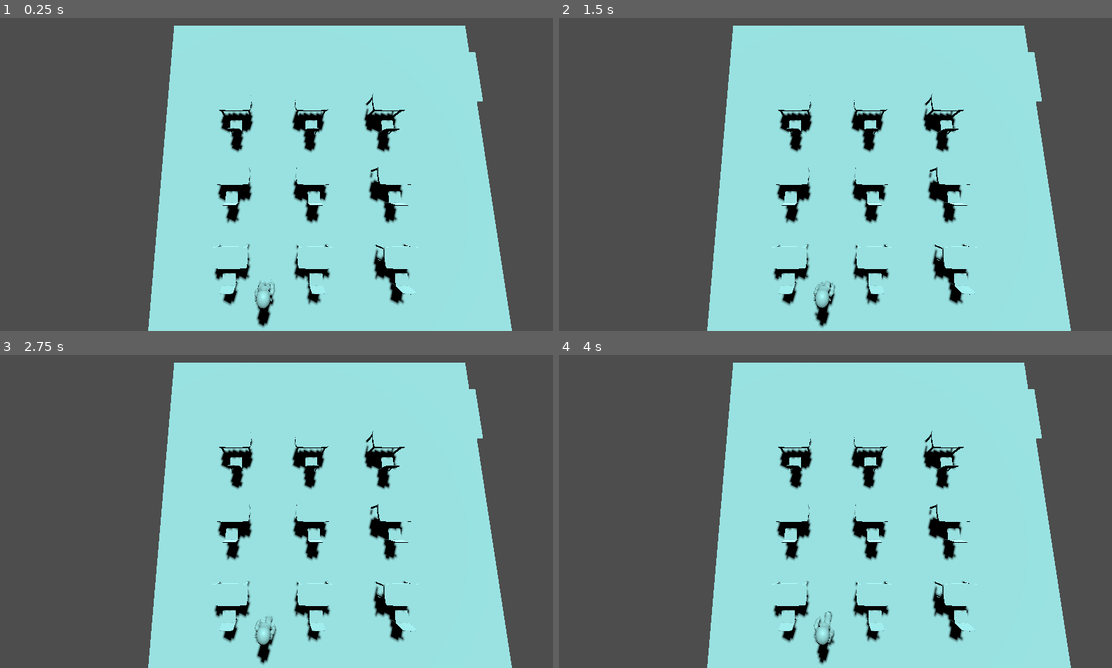
Above: before the commit, frames 1-4 (two rows, left to right).
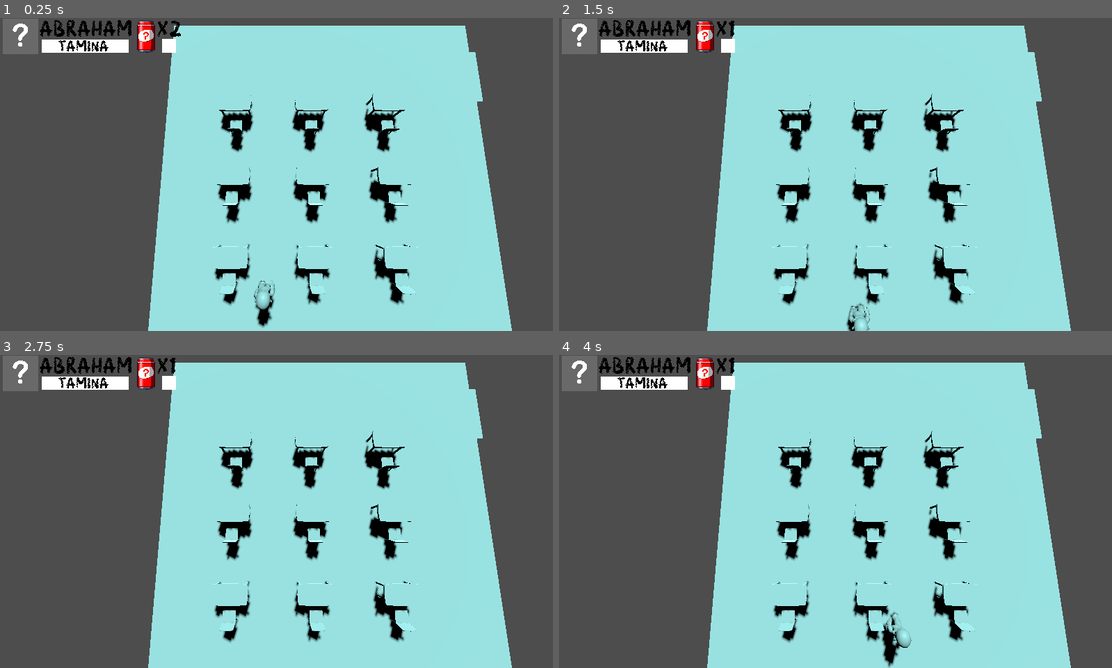
Above: after the commit, the same moments.

Repository: alvaroalfrdrgz/T.I.Z.A
Game: Godot game, scene res://scenes/classroom.tscn
Two runs of this game, one before a commit and one after it. Both use one fixed random seed, a clock stepped at 60 frames per second and the inputs below.
Inputs:
- Up to frame 1 (0.25 s): no input
- Up to frame 2 (1.5 s): hold D (move_right, bound only after the commit) 0.53-1.28 s; tap E (item, bound only after the commit) at 0.6, 1.35 s; hold S (move_down, bound only after the commit) from 1.28 s (still down)
- Up to frame 3 (2.75 s): release S (move_down, bound only after the commit) at 2.03 s; hold D (move_right, bound only after the commit) from 2.03 s (still down); tap E (item, bound only after the commit) at 2.1 s
- Up to frame 4 (4 s): release D (move_right, bound only after the commit) at 2.78 s; hold W (move_up, bound only after the commit) 2.78-3.53 s; tap E (item, bound only after the commit) at 2.85, 3.6 s; hold A (move_left, bound only after the commit) from 3.53 s (still down)

The runs differ from the first frame. In frame 1, 2.4% of the frame differs, in the area x 0-50%, y 0-97%; in frame 2, 2.8%; in frame 3, 2.6%; in frame 4, 3.0%, in the area x 0-64%, y 0-100%.

Commit message:
Agregados Elementos de UI

Diff:
--- a/project.godot
+++ b/project.godot
@@ -17,6 +17,10 @@
 run/max_fps=60
 boot_splash/bg_color=Color(0.12506652, 0.13305378, 0.21637353, 1)
 
+[autoload]
+
+GM="*res://scripts/GameManager.gd"
+
 [display]
 
 window/size/viewport_width=1280
@@ -30,8 +34,37 @@
 "res://assets/": "blue",
 "res://scenes/": "orange",
 "res://scripts/": "red",
+"res://settings/": "gray",
 "res://shaders/": "green",
 "res://themes/": "pink"
+}
+
+[input]
+
+move_up={
+"deadzone": 0.2,
+"events": [Object(InputEventKey,"resource_local_to_scene":false,"resource_name":"","device":-1,"window_id":0,"alt_pressed":false,"shift_pressed":false,"ctrl_pressed":false,"meta_pressed":false,"pressed":false,"keycode":0,"physical_keycode":87,"key_label":0,"unicode":119,"location":0,"echo":false,"script":null)
+]
+}
+move_down={
+"deadzone": 0.2,
+"events": [Object(InputEventKey,"resource_local_to_scene":false,"resource_name":"","device":-1,"window_id":0,"alt_pressed":false,"shift_pressed":false,"ctrl_pressed":false,"meta_pressed":false,"pressed":false,"keycode":0,"physical_keycode":83,"key_label":0,"unicode":115,"location":0,"echo":false,"script":null)
+]
+}
+move_left={
+"deadzone": 0.2,
+"events": [Object(InputEventKey,"resource_local_to_scene":false,"resource_name":"","device":-1,"window_id":0,"alt_pressed":false,"shift_pressed":false,"ctrl_pressed":false,"meta_pressed":false,"pressed":false,"keycode":0,"physical_keycode":65,"key_label":0,"unicode":97,"location":0,"echo":false,"script":null)
+]
+}
+move_right={
+"deadzone": 0.2,
+"events": [Object(InputEventKey,"resource_local_to_scene":false,"resource_name":"","device":-1,"window_id":0,"alt_pressed":false,"shift_pressed":false,"ctrl_pressed":false,"meta_pressed":false,"pressed":false,"keycode":0,"physical_keycode":68,"key_label":0,"unicode":100,"location":0,"echo":false,"script":null)
+]
+}
+item={
+"deadzone": 0.2,
+"events": [Object(InputEventKey,"resource_local_to_scene":false,"resource_name":"","device":-1,"window_id":0,"alt_pressed":false,"shift_pressed":false,"ctrl_pressed":false,"meta_pressed":false,"pressed":false,"keycode":0,"physical_keycode":69,"key_label":0,"unicode":101,"location":0,"echo":false,"script":null)
+]
 }
 
 [layer_names]
--- a/scenes/classroom.tscn
+++ b/scenes/classroom.tscn
@@ -1,10 +1,11 @@
-[gd_scene load_steps=6 format=3 uid="uid://btym33fgd4sw0"]
+[gd_scene load_steps=7 format=3 uid="uid://btym33fgd4sw0"]
 
 [ext_resource type="PackedScene" uid="uid://r16jma2mnrbn" path="res://scenes/main_camera.tscn" id="1_xkx8l"]
 [ext_resource type="PackedScene" uid="uid://ckfvvig8rmusg" path="res://scenes/table.tscn" id="2_x5cc4"]
 [ext_resource type="PackedScene" uid="uid://dlbj2c272j6lx" path="res://scenes/floor.tscn" id="3_kkrti"]
 [ext_resource type="PackedScene" uid="uid://7jie5r7h3a2m" path="res://scenes/chair.tscn" id="4_x5cc4"]
-[ext_resource type="PackedScene" uid="uid://dnrbjh7rt4tbh" path="res://scenes/professor.tscn" id="5_kkrti"]
+[ext_resource type="PackedScene" path="res://scenes/professor.tscn" id="5_kkrti"]
+[ext_resource type="PackedScene" uid="uid://cn7w8ekg5nsr4" path="res://scenes/ui.tscn" id="6_xubko"]
 
 [node name="Classroom" type="Node3D"]
 
@@ -81,3 +82,5 @@
 
 [node name="student" parent="." instance=ExtResource("5_kkrti")]
 transform = Transform3D(-0.24, 0, -2.0981465e-08, 0, 0.24, 0, 2.0981465e-08, 0, -0.24, -0.48724365, 0.03027729, 5.4165077)
+
+[node name="UI" parent="." instance=ExtResource("6_xubko")]
--- a/scenes/professor.tscn
+++ b/scenes/professor.tscn
@@ -1,6 +1,7 @@
-[gd_scene load_steps=3 format=3 uid="uid://dnrbjh7rt4tbh"]
+[gd_scene load_steps=4 format=3 uid="uid://cdaowghg6vg6d"]
 
 [ext_resource type="PackedScene" uid="uid://dyrvhnlyhnfwh" path="res://assets/player/student.glb" id="1_y87o8"]
+[ext_resource type="Script" uid="uid://cq4yo7ihwnsc3" path="res://scripts/professor.gd" id="2_j74km"]
 
 [sub_resource type="CapsuleShape3D" id="CapsuleShape3D_4orpo"]
 radius = 1.7753906
@@ -8,6 +9,7 @@
 
 [node name="Professor" instance=ExtResource("1_y87o8")]
 transform = Transform3D(-0.24, 0, -2.0981465e-08, 0, 0.24, 0, 2.0981465e-08, 0, -0.24, 0, 0, 0)
+script = ExtResource("2_j74km")
 
 [node name="Skeleton3D" parent="rig_002" index="0"]
 bones/1/position = Vector3(-0.014735887, -0.32340592, 5.046643)
--- /dev/null
+++ b/scenes/ui.tscn
@@ -0,0 +1,111 @@
+[gd_scene load_steps=13 format=3 uid="uid://cn7w8ekg5nsr4"]
+
+[ext_resource type="Script" uid="uid://cj46nyaaxaew2" path="res://scripts/ui.gd" id="1_nt7q6"]
+[ext_resource type="LabelSettings" uid="uid://qcyfkd7hrxdo" path="res://settings/ui label.tres" id="2_yev5y"]
+[ext_resource type="Texture2D" uid="uid://c1ahxw3tr30le" path="res://assets/ui/abraham.png" id="3_gdt2y"]
+[ext_resource type="Texture2D" uid="uid://ctn48337byl50" path="res://assets/ui/Cintra6.png" id="4_gdt2y"]
+
+[sub_resource type="Gradient" id="Gradient_wm3ai"]
+offsets = PackedFloat32Array(1)
+colors = PackedColorArray(1, 1, 1, 1)
+
+[sub_resource type="GradientTexture2D" id="GradientTexture2D_8dubc"]
+gradient = SubResource("Gradient_wm3ai")
+width = 200
+height = 30
+
+[sub_resource type="Gradient" id="Gradient_p7vwb"]
+offsets = PackedFloat32Array(1)
+colors = PackedColorArray(0.5546507, 0.9998545, 0.99999994, 1)
+
+[sub_resource type="GradientTexture2D" id="GradientTexture2D_ktti3"]
+gradient = SubResource("Gradient_p7vwb")
+width = 200
+height = 25
+
+[sub_resource type="Gradient" id="Gradient_gdt2y"]
+offsets = PackedFloat32Array(1)
+colors = PackedColorArray(1, 1, 1, 1)
+
+[sub_resource type="GradientTexture2D" id="GradientTexture2D_wm3ai"]
+gradient = SubResource("Gradient_gdt2y")
+
+[sub_resource type="Gradient" id="Gradient_8dubc"]
+offsets = PackedFloat32Array(1)
+colors = PackedColorArray(1, 0.007843138, 0, 1)
+
+[sub_resource type="GradientTexture2D" id="GradientTexture2D_p7vwb"]
+gradient = SubResource("Gradient_8dubc")
+
+[node name="UI" type="Control"]
+layout_mode = 3
+anchors_preset = 15
+anchor_right = 1.0
+anchor_bottom = 1.0
+grow_horizontal = 2
+grow_vertical = 2
+script = ExtResource("1_nt7q6")
+
+[node name="ProfessorStats" type="CanvasLayer" parent="."]
+
+[node name="ProfessorPicture" type="TextureRect" parent="ProfessorStats"]
+offset_left = 6.0
+offset_top = 1.0
+offset_right = 1030.0
+offset_bottom = 1025.0
+scale = Vector2(0.08, 0.08)
+texture = ExtResource("3_gdt2y")
+
+[node name="ProfessorName" type="Label" parent="ProfessorStats"]
+offset_left = 91.0
+offset_top = 2.0
+offset_right = 21529.0
+offset_bottom = 4609.0
+scale = Vector2(0.01, 0.01)
+text = "ABRAHAM"
+label_settings = ExtResource("2_yev5y")
+
+[node name="StaminaBar" type="TextureProgressBar" parent="ProfessorStats"]
+offset_left = 96.0
+offset_top = 50.0
+offset_right = 296.0
+offset_bottom = 80.0
+texture_under = SubResource("GradientTexture2D_8dubc")
+texture_progress = SubResource("GradientTexture2D_ktti3")
+
+[node name="StaminaText" type="Label" parent="ProfessorStats"]
+offset_left = 116.0
+offset_top = 49.0
+offset_right = 19342.0
+offset_bottom = 4656.0
+scale = Vector2(0.007, 0.007)
+text = "STAMINA"
+label_settings = ExtResource("2_yev5y")
+
+[node name="CintraPicture" type="TextureRect" parent="ProfessorStats"]
+texture_filter = 1
+offset_left = 291.0
+offset_top = -2.0
+offset_right = 419.0
+offset_bottom = 126.0
+scale = Vector2(0.695, 0.695)
+texture = ExtResource("4_gdt2y")
+
+[node name="CintraAmount" type="Label" parent="ProfessorStats"]
+offset_left = 361.0
+offset_top = 2.0
+offset_right = 5857.0
+offset_bottom = 4609.0
+scale = Vector2(0.01, 0.01)
+text = "X0"
+label_settings = ExtResource("2_yev5y")
+
+[node name="CintraBar" type="TextureProgressBar" parent="ProfessorStats"]
+offset_left = 373.00003
+offset_top = 48.0
+offset_right = 437.00003
+offset_bottom = 112.0
+scale = Vector2(0.495, 0.495)
+fill_mode = 4
+texture_under = SubResource("GradientTexture2D_wm3ai")
+texture_progress = SubResource("GradientTexture2D_p7vwb")
--- /dev/null
+++ b/scripts/GameManager.gd
@@ -0,0 +1,10 @@
+class_name GameManager
+extends Node
+
+var cintra : int = 2
+var cintra_driked: bool = false
+var table: int = 0
+
+func _ready() -> void:
+	await get_tree().create_timer(3).timeout
+	table = 0
--- /dev/null
+++ b/scripts/professor.gd
@@ -0,0 +1,79 @@
+class_name professor
+extends CharacterBody3D
+
+var velocidad: float = 2.0
+var stamina: float = 100
+var lost_stamina: float = 8.0
+var gain_stamina: float = 50.0
+var min_stamina: float = 0.0
+var max_stamina:float = 100.0
+var is_walking: bool = false
+var can_walk: bool = true
+var remaining_cintra_time: float = 100.0
+var speed: float = 1.0
+
+func _physics_process(delta):
+	var direccion = Vector3.ZERO
+
+	if GM.cintra_driked:
+		speed = 2.0
+	elif !GM.cintra_driked and stamina >= 20:
+		speed = 1.0
+	elif !GM.cintra_driked and stamina < 20:
+		speed = 0.5
+
+	if can_walk:
+		if Input.is_action_pressed("move_up"):
+			direccion.z -= speed
+		if Input.is_action_pressed("move_down"):
+			direccion.z += speed
+		if Input.is_action_pressed("move_left"):
+			direccion.x -= speed
+		if Input.is_action_pressed("move_right"):
+			direccion.x += speed
+
+	if direccion.x != 0 and direccion.z != 0:
+		direccion.z = 0
+
+	velocity.x = direccion.x * velocidad
+	velocity.z = direccion.z * velocidad
+
+	if Input.is_action_pressed("move_up") or Input.is_action_pressed("move_down") or \
+	Input.is_action_pressed("move_left") or Input.is_action_pressed("move_right"):
+		is_walking = true
+	else:
+		is_walking = false
+
+	stamina = clamp(stamina, min_stamina, max_stamina)
+	lost_stamina = 8.0 if stamina > 20 else 4.0
+	if is_walking and can_walk:
+		if !GM.cintra_driked:
+			stamina -= lost_stamina * delta
+		else:
+			stamina += 0.7
+	else:
+		stamina += gain_stamina * delta
+
+	if stamina <= 0 and can_walk:
+		can_walk = false
+	if !can_walk and stamina >=max_stamina:
+		can_walk = true
+
+	if Input.is_action_just_released("item"):
+		if !GM.cintra_driked and GM.cintra >0:
+			GM.cintra -= 1
+			GM.cintra_driked = true
+			can_walk = true
+		else:
+			pass
+
+	remaining_cintra_time = clamp(remaining_cintra_time, 0, 100)
+	if remaining_cintra_time <= 0:
+		GM.cintra_driked = false
+
+	if GM.cintra_driked:
+		remaining_cintra_time -= 10 * delta
+	else:
+		remaining_cintra_time += 5
+
+	move_and_slide()
--- /dev/null
+++ b/scripts/ui.gd
@@ -0,0 +1,42 @@
+class_name UI
+extends Control
+
+@onready var professor_name: Label = $ProfessorStats/ProfessorName
+@onready var cintra_amount: Label = $ProfessorStats/CintraAmount
+@onready var cintra_bar: TextureProgressBar = $ProfessorStats/CintraBar
+@onready var professor_picture: TextureRect = $ProfessorStats/ProfessorPicture
+@onready var cintra_picture: TextureRect = $ProfessorStats/CintraPicture
+@onready var stamina_bar: TextureProgressBar = $ProfessorStats/StaminaBar
+@onready var stamina_text: Label = $ProfessorStats/StaminaText
+
+
+func _process(_delta: float) -> void:
+	cintra_amount.text = "X" + str(GM.cintra)
+	#stamina_bar.value = professor
+	#cintra_time_bar.value = professor.remaining_cintra_time
+
+	#if professor.stamina < 20:
+		#create_tween().tween_property(stamina_bar, "tint_progress", Color(18.892, 0.0, 0.0, 1.0),0.1)
+	#else:
+		#create_tween().tween_property(stamina_bar, "tint_progress", Color(1.0, 1.0, 1.0, 1.0), 0.1)
+	#
+	#if Input.is_action_just_released("item"):
+		#if GM.cintra <= 0:
+			#_play_denied_effect()
+#
+#func _play_denied_effect():
+	#if is_denied_effect_active:
+		#return
+	#
+	#is_denied_effect_active = true
+	#
+	#var original_pos = cintra_time_bar.position
+	#var tween = create_tween()
+	#
+	#tween.tween_property(cintra_time_bar, "position:x", original_pos.x + 4, 0.03)
+	#tween.tween_property(cintra_time_bar, "position:x", original_pos.x - 4, 0.03)
+	#tween.tween_property(cintra_time_bar, "position:x", original_pos.x + 4, 0.03)
+	#tween.tween_property(cintra_time_bar, "position:x", original_pos.x, 0.03)
+	#await tween.finished
+	#
+	#is_denied_effect_active = false
--- /dev/null
+++ b/settings/ui label.tres
@@ -0,0 +1,8 @@
+[gd_resource type="LabelSettings" load_steps=2 format=3 uid="uid://qcyfkd7hrxdo"]
+
+[ext_resource type="FontFile" uid="uid://binudt2ypkb6o" path="res://assets/fonts/Neat Chalk.ttf" id="1_df7aj"]
+
+[resource]
+font = ExtResource("1_df7aj")
+font_size = 2421
+font_color = Color(0, 0, 0, 1)
Binary file added: assets/fonts/Kidz Block.ttf
Not shown, added: assets/fonts/Kidz Block.ttf.import
Binary file added: assets/fonts/Neat Chalk.ttf
Not shown, added: assets/fonts/Neat Chalk.ttf.import
Binary file added: assets/ui/Cintra6.png
Not shown, added: assets/ui/Cintra6.png.import
Binary file added: assets/ui/abraham.png
Not shown, added: assets/ui/abraham.png.import
Not shown, added: scripts/GameManager.gd.uid
Not shown, added: scripts/professor.gd.uid
Not shown, added: scripts/ui.gd.uid
